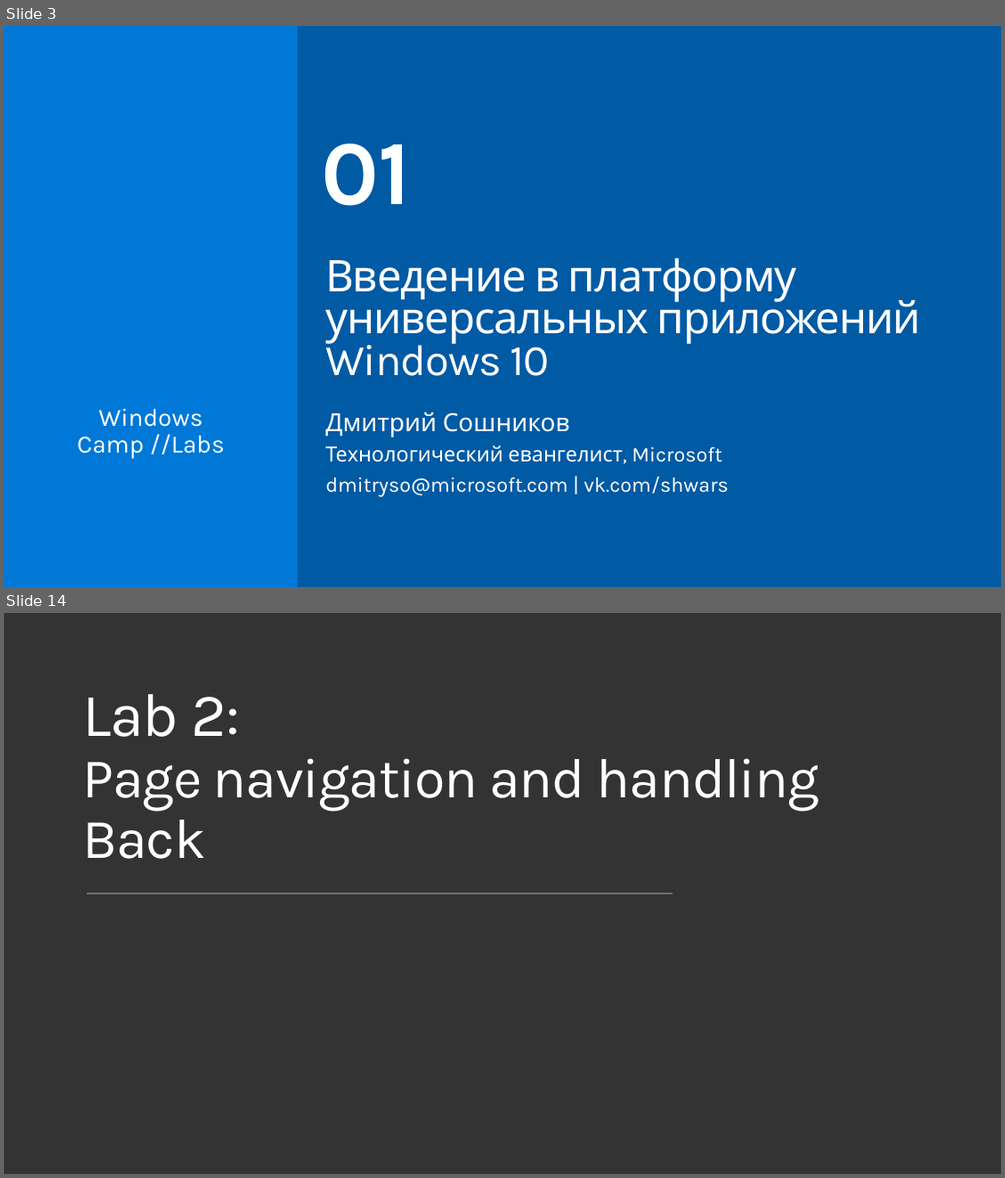
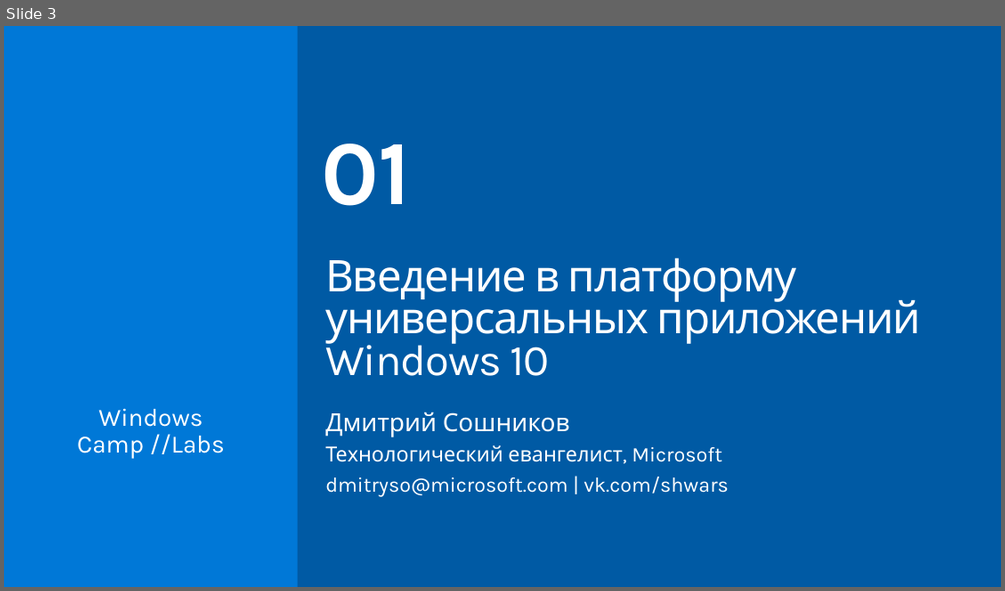
Before and after one commit to evangelism/WinDevWorkshop, a slide deck: !RU 01. Introduction/01. Intro to UWP.pptx. Shown one above the other, each under a label of ours: slides 3 and 14 before the commit, slide 3 after it; the slides between them are not shown. The pictures are 1005x1178 and 1005x591 pixels, drawn with LibreOffice and Linux fonts; fonts in the diff are those of the drawing; background and template pictures are left out. Boxes give left, top, right and bottom in pixels: in the first picture for what was removed or moved away, otherwise in the second. Text is boxed around its words. In the diff, an @@ line names an element or a change of style, - is before the commit and + after.

```diff
--- a/!RU 01. Introduction/01. Intro to UWP.pptx
+++ b/!RU 01. Introduction/01. Intro to UWP.pptx
@@ slide 14 removed at (4,613,1001,1174), background #333333 @@
@@ title removed at (82,694,819,859) @@
-Lab 2:
-Page navigation and handling Back
@@ line removed from (87, 893) to (673, 893) @@
```
Also in this commit, not shown: 9 slides changed, 2 slides added, 1 other slide removed, 1 other file.
